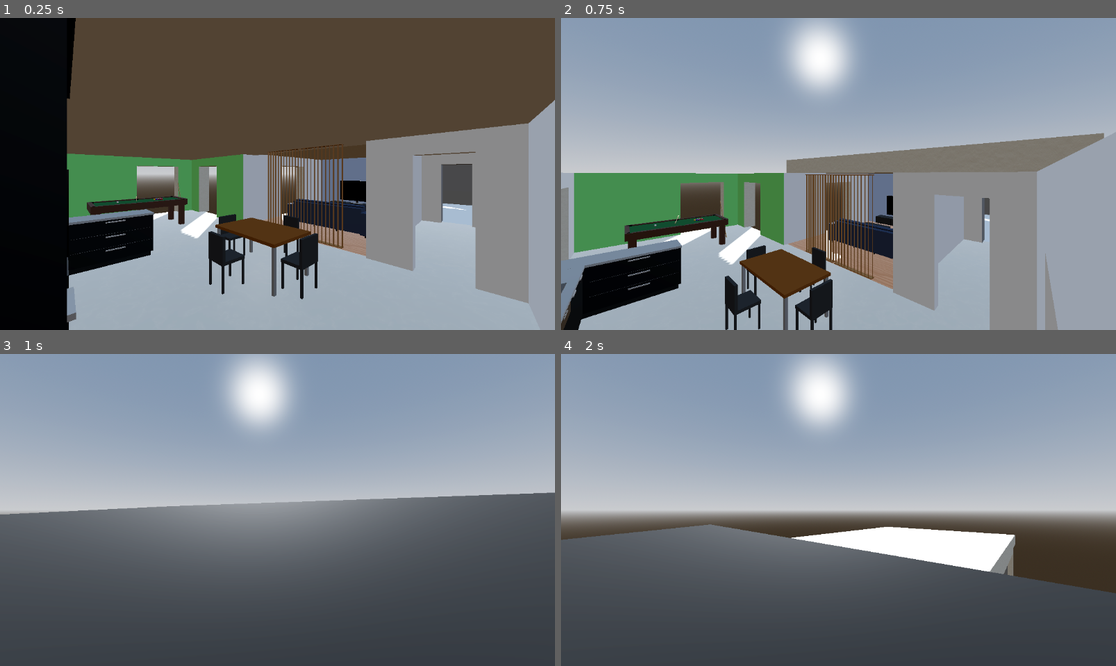
Above: before the commit, frames 1-4 (two rows, left to right).
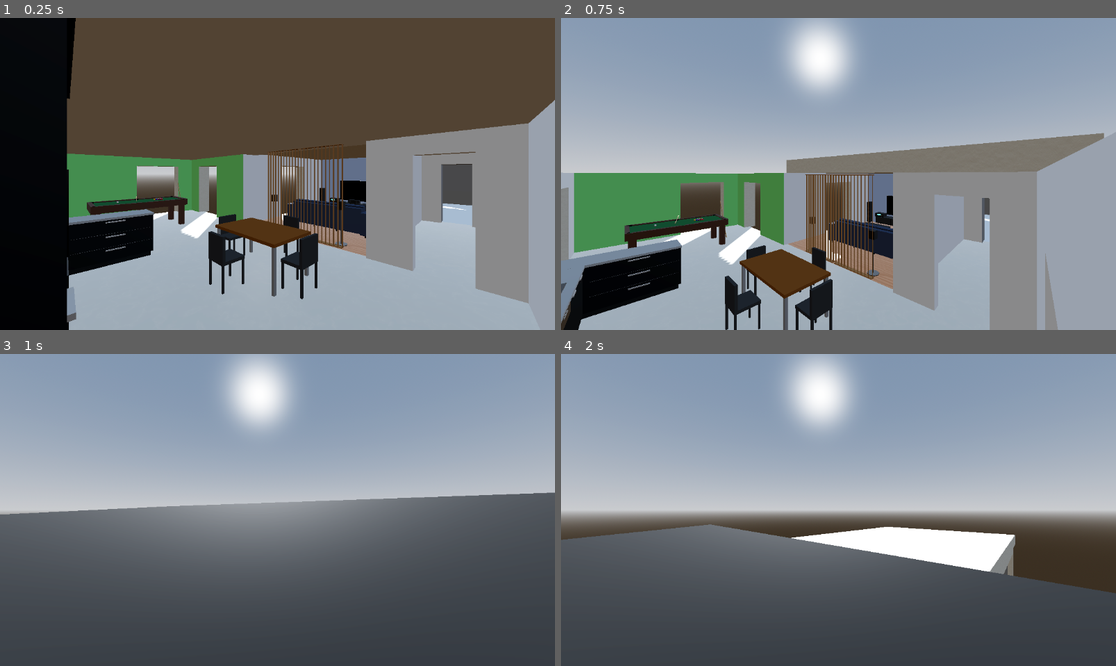
Above: after the commit, the same moments.

Repository: deneuxj/godot-ai
Game: Godot game, scene res://scenes/house building.tscn
Same seed, same stepped clock (60 frames per second), same inputs: the game is played once before the commit and once after it.
Inputs (mouse positions are in pixels of both pictures, inside the frame that each line leads up to):
- Up to frame 1 (0.25 s): no input
- Up to frame 2 (0.75 s): tap Enter at 0.5 s; move the mouse to (960, 158) at 0.52 s; hold D from 0.53 s (still down); hold E from 0.53 s (still down); click (960, 158) at 0.67 s
- Up to frame 3 (1 s): keep holding D; keep holding E; tap Space at 0.77 s
- Up to frame 4 (2 s): release D at 1.25 s; release E at 1.25 s; drag from (727, 525) to (810, 572) at 1.27 s

The runs differ from the first frame. In frame 1, 0.2% of the frame differs, in the area x 48-65%, y 54-74%; in frame 2, 0.2%; in frame 3, nothing differs; in frame 4, nothing differs.

Commit message:
chore: save hifi system placement in house scene

Diff:
--- a/project/scenes/hifi_system.tscn
+++ b/project/scenes/hifi_system.tscn
@@ -1,4 +1,4 @@
-[gd_scene format=3]
+[gd_scene format=3 uid="uid://b7ug5roboyo6j"]
 
 [sub_resource type="StandardMaterial3D" id="StandardMaterial3D_et8ae"]
 albedo_color = Color(0.08, 0.08, 0.08, 1)
@@ -96,47 +96,26 @@
 height = 0.02
 material = SubResource("StandardMaterial3D_2bpsk")
 
-[node name="RearStandBase_L" type="CSGCylinder3D" parent="." unique_id=460068843]
+[node name="Node3D" type="Node3D" parent="." unique_id=586458044]
+
+[node name="RearStandBase_L" type="CSGCylinder3D" parent="Node3D" unique_id=460068843]
 transform = Transform3D(1, 0, 0, 0, 1, 0, 0, 0, 1, -1.6, 0.01, 2.5)
 radius = 0.15
 height = 0.02
 material = SubResource("StandardMaterial3D_8bhlc")
 
-[node name="RearPole_L" type="CSGCylinder3D" parent="." unique_id=521590621]
+[node name="RearPole_L" type="CSGCylinder3D" parent="Node3D" unique_id=521590621]
 transform = Transform3D(1, 0, 0, 0, 1, 0, 0, 0, 1, -1.6, 0.45, 2.5)
 radius = 0.01
 height = 0.9
 material = SubResource("StandardMaterial3D_8bhlc")
 
-[node name="RearSpeaker_L" type="CSGBox3D" parent="." unique_id=2073966631]
+[node name="RearSpeaker_L" type="CSGBox3D" parent="Node3D" unique_id=2073966631]
 transform = Transform3D(1, 0, 0, 0, 1, 0, 0, 0, 1, -1.6, 0.95, 2.5)
 size = Vector3(0.15, 0.2, 0.15)
 material = SubResource("StandardMaterial3D_et8ae")
 
-[node name="Cone0_0_-0_07500000298023" type="CSGCylinder3D" parent="RearSpeaker_L" unique_id=301198995]
-transform = Transform3D(1, 0, 0, 0, -4.371139e-08, -1, 0, 1, -4.371139e-08, 0, 0, -0.075)
-radius = 0.05
-height = 0.02
-material = SubResource("StandardMaterial3D_2bpsk")
-
-[node name="RearStandBase_R" type="CSGCylinder3D" parent="." unique_id=1506762510]
-transform = Transform3D(1, 0, 0, 0, 1, 0, 0, 0, 1, 1.6, 0.01, 2.5)
-radius = 0.15
-height = 0.02
-material = SubResource("StandardMaterial3D_8bhlc")
-
-[node name="RearPole_R" type="CSGCylinder3D" parent="." unique_id=1258899445]
-transform = Transform3D(1, 0, 0, 0, 1, 0, 0, 0, 1, 1.6, 0.45, 2.5)
-radius = 0.01
-height = 0.9
-material = SubResource("StandardMaterial3D_8bhlc")
-
-[node name="RearSpeaker_R" type="CSGBox3D" parent="." unique_id=2043106694]
-transform = Transform3D(1, 0, 0, 0, 1, 0, 0, 0, 1, 1.6, 0.95, 2.5)
-size = Vector3(0.15, 0.2, 0.15)
-material = SubResource("StandardMaterial3D_et8ae")
-
-[node name="Cone0_0_-0_07500000298023" type="CSGCylinder3D" parent="RearSpeaker_R" unique_id=1398879174]
+[node name="Cone0_0_-0_07500000298023" type="CSGCylinder3D" parent="Node3D/RearSpeaker_L" unique_id=301198995]
 transform = Transform3D(1, 0, 0, 0, -4.371139e-08, -1, 0, 1, -4.371139e-08, 0, 0, -0.075)
 radius = 0.05
 height = 0.02
@@ -157,3 +136,28 @@
 radius = 0.03
 height = 0.02
 material = SubResource("StandardMaterial3D_8bhlc")
+
+[node name="Node3D2" type="Node3D" parent="." unique_id=1191921271]
+
+[node name="RearStandBase_R" type="CSGCylinder3D" parent="Node3D2" unique_id=1506762510]
+transform = Transform3D(1, 0, 0, 0, 1, 0, 0, 0, 1, 1.6, 0.01, 2.5)
+radius = 0.15
+height = 0.02
+material = SubResource("StandardMaterial3D_8bhlc")
+
+[node name="RearPole_R" type="CSGCylinder3D" parent="Node3D2" unique_id=1258899445]
+transform = Transform3D(1, 0, 0, 0, 1, 0, 0, 0, 1, 1.6, 0.45, 2.5)
+radius = 0.01
+height = 0.9
+material = SubResource("StandardMaterial3D_8bhlc")
+
+[node name="RearSpeaker_R" type="CSGBox3D" parent="Node3D2" unique_id=2043106694]
+transform = Transform3D(1, 0, 0, 0, 1, 0, 0, 0, 1, 1.6, 0.95, 2.5)
+size = Vector3(0.15, 0.2, 0.15)
+material = SubResource("StandardMaterial3D_et8ae")
+
+[node name="Cone0_0_-0_07500000298023" type="CSGCylinder3D" parent="Node3D2/RearSpeaker_R" unique_id=1398879174]
+transform = Transform3D(1, 0, 0, 0, -4.371139e-08, -1, 0, 1, -4.371139e-08, 0, 0, -0.075)
+radius = 0.05
+height = 0.02
+material = SubResource("StandardMaterial3D_2bpsk")
--- a/project/scenes/house building.tscn
+++ b/project/scenes/house building.tscn
@@ -33,6 +33,7 @@
 [ext_resource type="PackedScene" uid="uid://d04468u6t7xnx" path="res://scenes/guest_wardrobe.tscn" id="31_n6o0a"]
 [ext_resource type="PackedScene" path="res://scenes/sofa_bed.tscn" id="32_u02sr"]
 [ext_resource type="PackedScene" path="res://scenes/gaming_desk.tscn" id="33_7aox4"]
+[ext_resource type="PackedScene" uid="uid://b7ug5roboyo6j" path="res://scenes/hifi_system.tscn" id="34_u02sr"]
 
 [sub_resource type="ProceduralSkyMaterial" id="ProceduralSkyMaterial_g4qyj"]
 sky_horizon_color = Color(0.66224277, 0.6717428, 0.6867428, 1)
@@ -4948,3 +4949,29 @@
 
 [node name="FloorMat2" parent="." unique_id=1659855105 instance=ExtResource("25_fx61v")]
 transform = Transform3D(1, 0, 0, 0, 1, 0, 0, 0, 1, 21.191307, 0.0329175, 6.0186563)
+
+[node name="HiFiSurroundSystem" parent="." unique_id=369446226 instance=ExtResource("34_u02sr")]
+transform = Transform3D(1.3113416e-07, 0, 1, 0, 1, 0, -1, 0, 1.3113416e-07, 8.844387, 0.045806527, 5.041658)
+
+[node name="TowerSpeaker_L" parent="HiFiSurroundSystem" index="0" unique_id=1489045711]
+transform = Transform3D(1, 0, 0, 0, 1, 0, 0, 0, 1, -1.5747571, 0.49999988, -2.2444973)
+
+[node name="TowerSpeaker_R" parent="HiFiSurroundSystem" index="1" unique_id=334132151]
+transform = Transform3D(1, 0, 0, 0, 1, 0, 0, 0, 1, 2.2386806, 0.5, -2.2360792)
+
+[node name="CenterSpeaker" parent="HiFiSurroundSystem" index="2" unique_id=1793760829]
+transform = Transform3D(1, 0, 0, 0, 1, 0, 0, 0, 1, 0.18450165, 0.49539596, -1.9562078)
+
+[node name="Subwoofer" parent="HiFiSurroundSystem" index="3" unique_id=688775675]
+transform = Transform3D(1, 0, 0, 0, 1, 0, 0, 0, 1, 1.6947653, 0.19999988, -2.024899)
+
+[node name="Node3D" parent="HiFiSurroundSystem" index="4" unique_id=586458044]
+transform = Transform3D(1, 0, 0, 0, 1, 0, 0, 0, 1, 0.99099016, 0, -0.24072456)
+
+[node name="AVReceiver" parent="HiFiSurroundSystem" index="5" unique_id=580068081]
+transform = Transform3D(1, 0, 0, 0, 1, 0, 0, 0, 1, -0.7982755, 0.48000014, -2.047461)
+
+[node name="Node3D2" parent="HiFiSurroundSystem" index="6" unique_id=1191921271]
+transform = Transform3D(1, 0, 0, 0, 1, 0, 0, 0, 1, 0.038375378, 0, -0.28109264)
+
+[editable path="HiFiSurroundSystem"]
